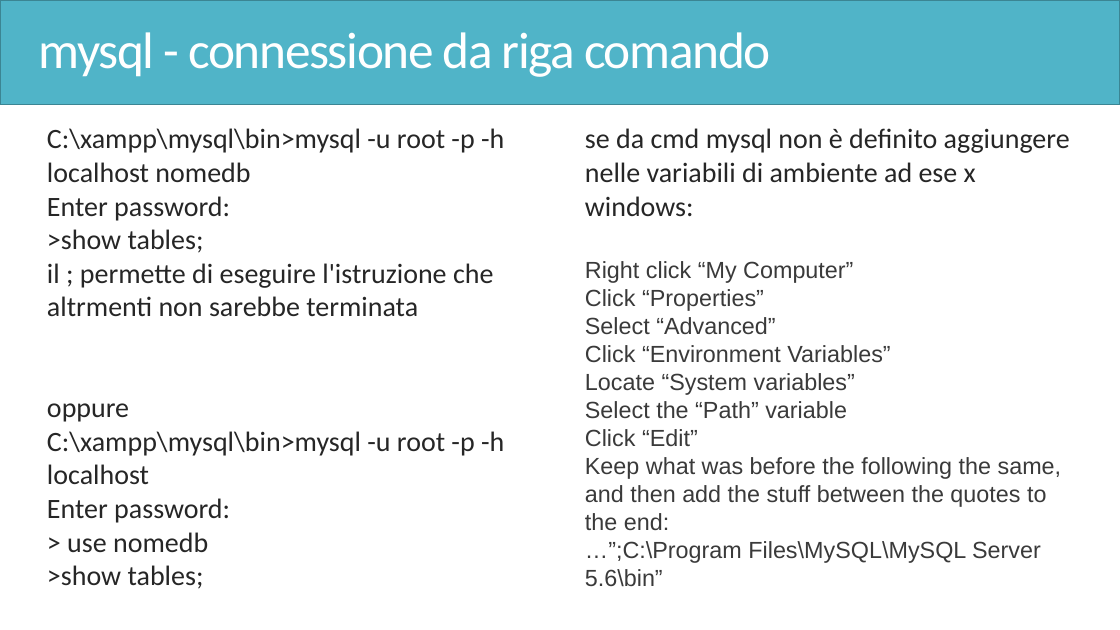
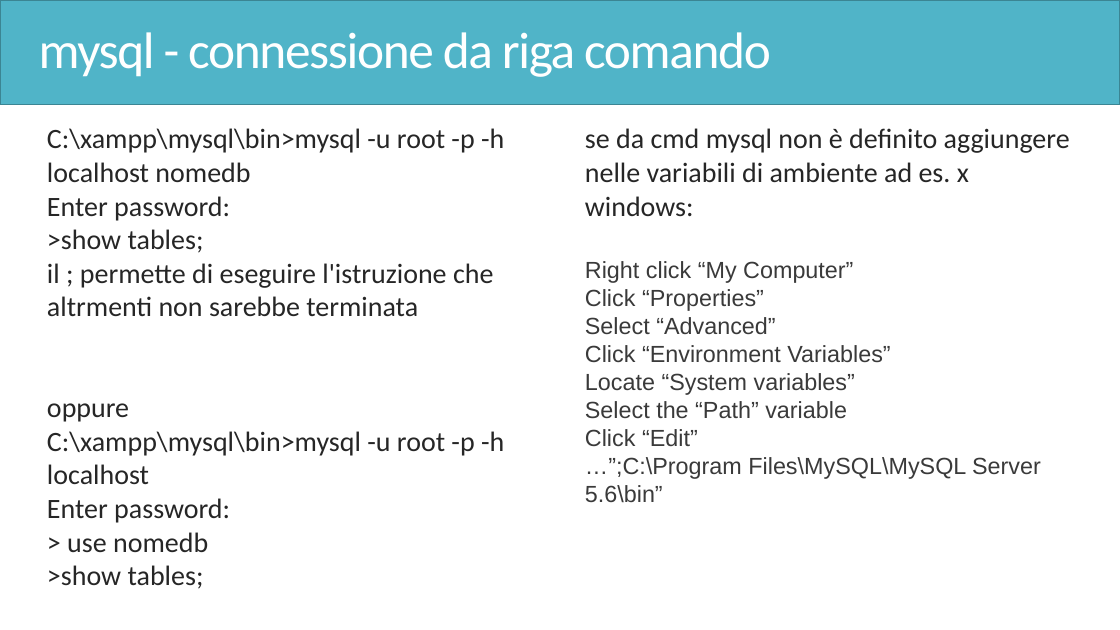
Before and after one commit to ingEnricoGiorgi/corso-magento-php, a slide deck: slide 240 of PHP.pptx. Drawn at 1120x630 pixels with LibreOffice and Linux fonts; fonts in the diff are those of the drawing. Boxes give left, top, right and bottom in pixels: in the first picture for what was removed or moved away, otherwise in the second. Text is boxed around its words. In the diff, an @@ line names an element or a change of style, - is before the commit and + after.

```diff
--- a/PHP.pptx
+++ b/PHP.pptx
@@ text at (x1=585, y1=128, x2=1070, y2=216): text changed @@
-  se da cmd mysql non è definito aggiungere nelle variabili di ambiente ad ese x windows:
+  se da cmd mysql non è definito aggiungere nelle variabili di ambiente ad es. x windows:
@@ text at (x1=585, y1=457, x2=1062, y2=530): paragraph removed @@
-  Keep what was before the following the same, and then add the stuff between the quotes to the end:
```
Also in this commit, not shown: 51 other slides changed, 1 slide added, 2 slides removed, 14 other files.
